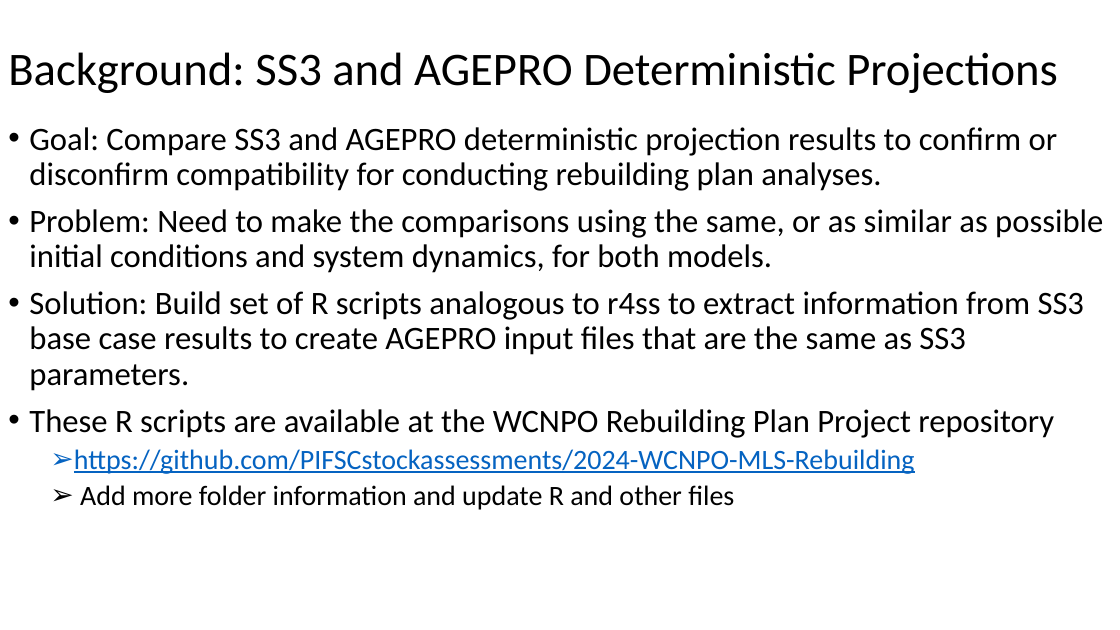
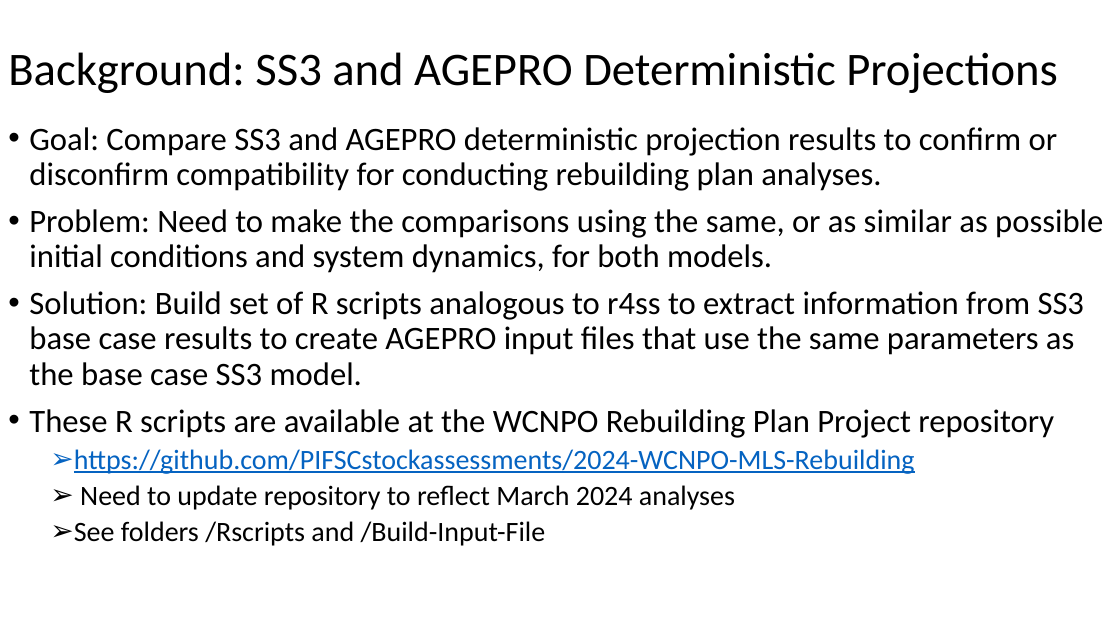
Before and after one commit to PIFSCstockassessments/2024-WCNPO-MLS-Rebuilding, a slide deck: slide 4 of WCNPO Striped Marlin 21-Mar-2024.pptx. Drawn at 1120x630 pixels with LibreOffice and Linux fonts; fonts in the diff are those of the drawing. Boxes give left, top, right and bottom in pixels: in the first picture for what was removed or moved away, otherwise in the second. Text is boxed around its words. In the diff, an @@ line names an element or a change of style, - is before the commit and + after.

Commit message:
Update pptx

```diff
--- a/WCNPO Striped Marlin 21-Mar-2024.pptx
+++ b/WCNPO Striped Marlin 21-Mar-2024.pptx
@@ text at (29, 291, 1085, 386): text changed @@
-• Solution: Build set of R scripts analogous to r4ss to extract information from SS3 base case results to create AGEPRO input files that are the same as SS3 parameters.
+• Solution: Build set of R scripts analogous to r4ss to extract information from SS3 base case results to create AGEPRO input files that use the same parameters as the base case SS3 model.
@@ text at (74, 485, 735, 546): text changed @@
-  ➢ Add more folder information and update R and other files
+  ➢ Need to update repository to reflect March 2024 analyses
+  ➢ See folders /Rscripts and /Build-Input-File
```
Also in this commit, not shown: 2 other slides changed.
